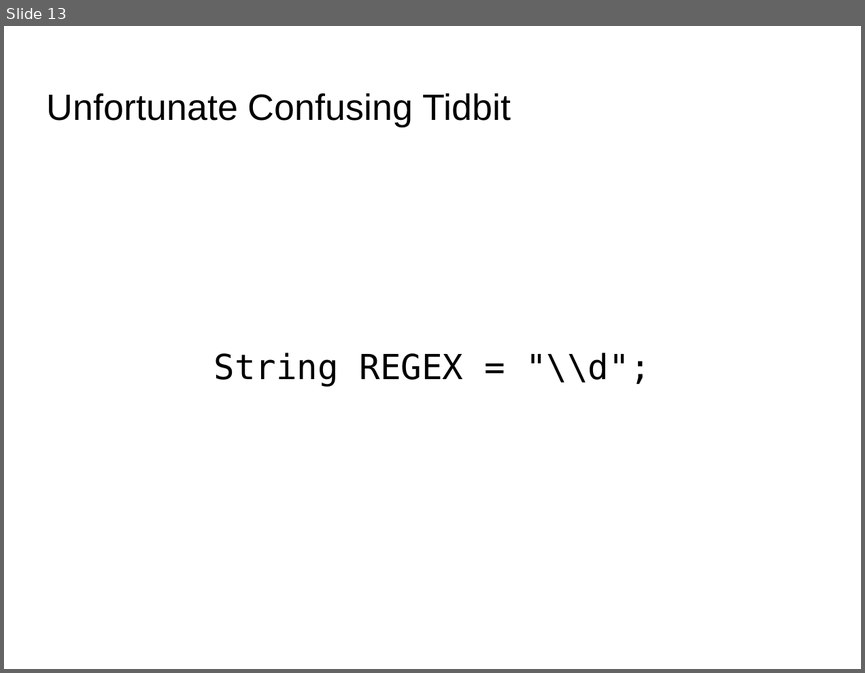
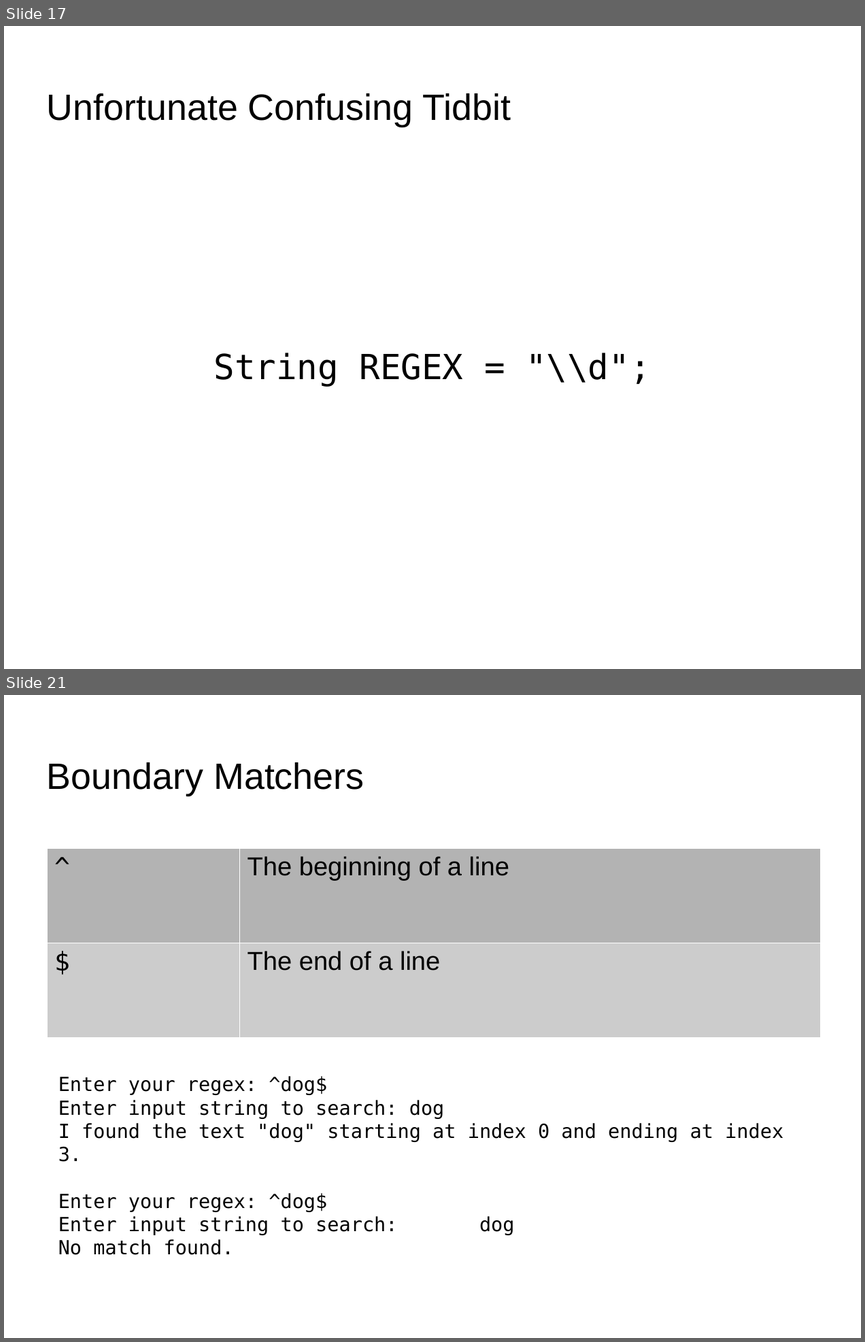
Before and after one commit to codetech/regular-expressions, a slide deck: presentation/presentation.odp. Shown one above the other, each under a label of ours: slide 13 before the commit, slides 17 and 21 after it; the slides between them are not shown. The pictures are 865x673 and 865x1342 pixels, drawn with LibreOffice and Linux fonts; fonts in the diff are those of the drawing; background and template pictures are left out. Boxes give left, top, right and bottom in pixels: in the first picture for what was removed or moved away, otherwise in the second. Text is boxed around its words. In the diff, an @@ line names an element or a change of style, - is before the commit and + after.

```diff
--- a/presentation/presentation.odp
+++ b/presentation/presentation.odp
@@ slide 21 added at <box>4,695,861,1338</box>, background picture (left out) @@
@@ title added at <box>47,762,364,796</box>, 33.9 pt, text #000000 @@
+Boundary Matchers
@@ table added at <box>47,848,821,1037</box>, 2 rows, 2 columns @@
+^ | The beginning of a line
+$ | The end of a line
@@ text added at <box>58,1076,783,1255</box>, 18 pt, text #000000 @@
+Enter your regex: ^dog$
+Enter input string to search: dog
+I found the text "dog" starting at index 0 and ending at index 3.
+Enter your regex: ^dog$
+Enter input string to search: dog
+No match found.
@@ what was slide 13 is now slide 17 @@
```
Also in this commit, not shown: 2 slides changed, 9 other slides added, 2 other files.
